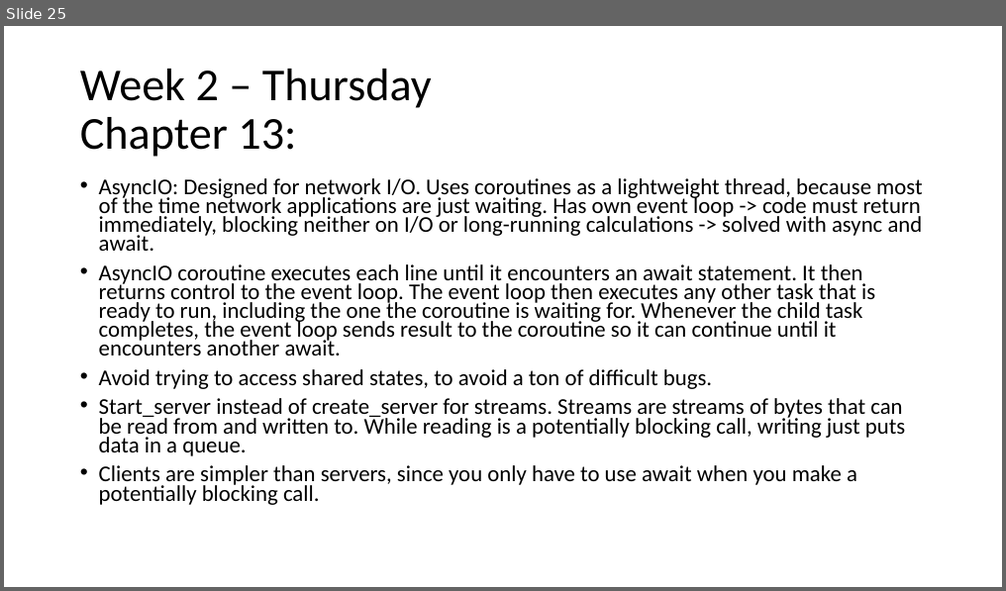
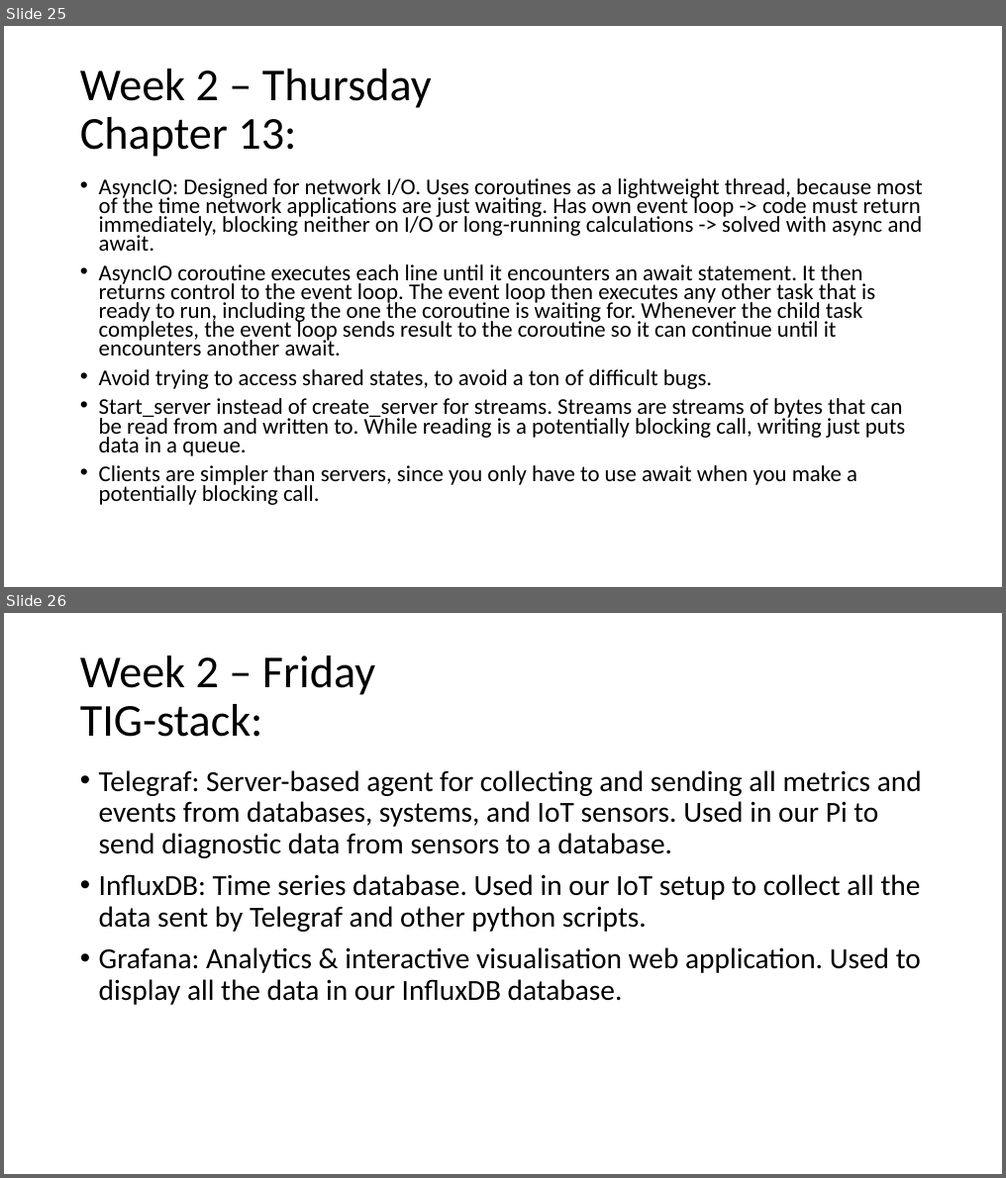
Before and after one commit to lamersfa/Python-Training-wk2226, a slide deck: Information learned during Python training.pptx. Shown one above the other, each under a label of ours: slide 25 before the commit, slides 25 and 26 after it. The pictures are 1006x591 and 1006x1178 pixels, drawn with LibreOffice and Linux fonts; fonts in the diff are those of the drawing. Boxes give left, top, right and bottom in pixels: in the first picture for what was removed or moved away, otherwise in the second. Text is boxed around its words. In the diff, an @@ line names an element or a change of style, - is before the commit and + after.

Commit message:
Powerpoint friday and code for sending fake random stock market info to the InfluxDB database.

```diff
--- a/Information learned during Python training.pptx
+++ b/Information learned during Python training.pptx
@@ slide 26 added at box(4, 613, 1002, 1174), background #FFFFFF @@
@@ title added at box(80, 656, 375, 737), 44 pt, text #000000 @@
+Week 2 – Friday
+TIG-stack:
@@ text added at box(99, 770, 922, 1005), 28 pt, text #000000 @@
+• Telegraf: Server-based agent for collecting and sending all metrics and events from databases, systems, and IoT sensors. Used in our Pi to send diagnostic data from sensors to a database.
+• InfluxDB: Time series database. Used in our IoT setup to collect all the data sent by Telegraf and other python scripts.
+• Grafana: Analytics & interactive visualisation web application. Used to display all the data in our InfluxDB database.
```
Also in this commit, not shown: 1 other file.
